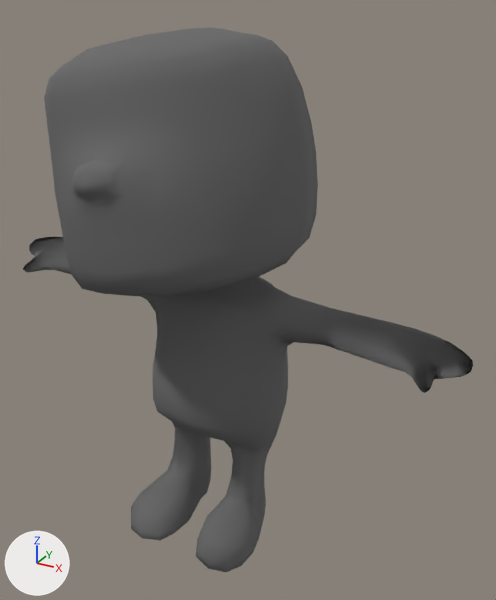
Two versions of the COLLADA model speakAut/art.scnassets/yawn.dae, one commit apart.
One viewpoint serves both versions: a 50 mm camera at (1.072, -1.737, 1.725) aimed at (0.14, -0.043, 0.878). The axes (+X, +Y, +Z) are drawn at lower left. The lights are the same throughout. Where no turn or scale is listed for an object, it has been applied to the vertices.

Objects in the first picture: 'body', 'head'.
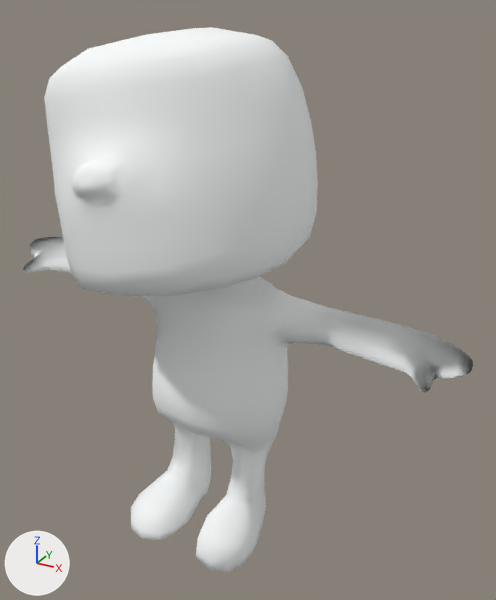
The edits, one by one:
Material 'bodyTexture' (mat_bodytexture) changes colour from dark grey #666666 to white #fafcfc; in linear values from (0.133, 0.133, 0.133) to (0.952, 0.974, 0.974).
Material 'headMaterial' (mat_headmaterial) changes colour from dark grey #666666 to white #fafcfc; in linear values from (0.133, 0.133, 0.133) to (0.952, 0.974, 0.974).

Boxes (x1, y1, x2, y2) around the edits, measured in the pictures (496 x 600 px):
'head', recoloured (grey to white): (44, 27, 318, 296) in both
'body', recoloured: (23, 237, 473, 572) in both
